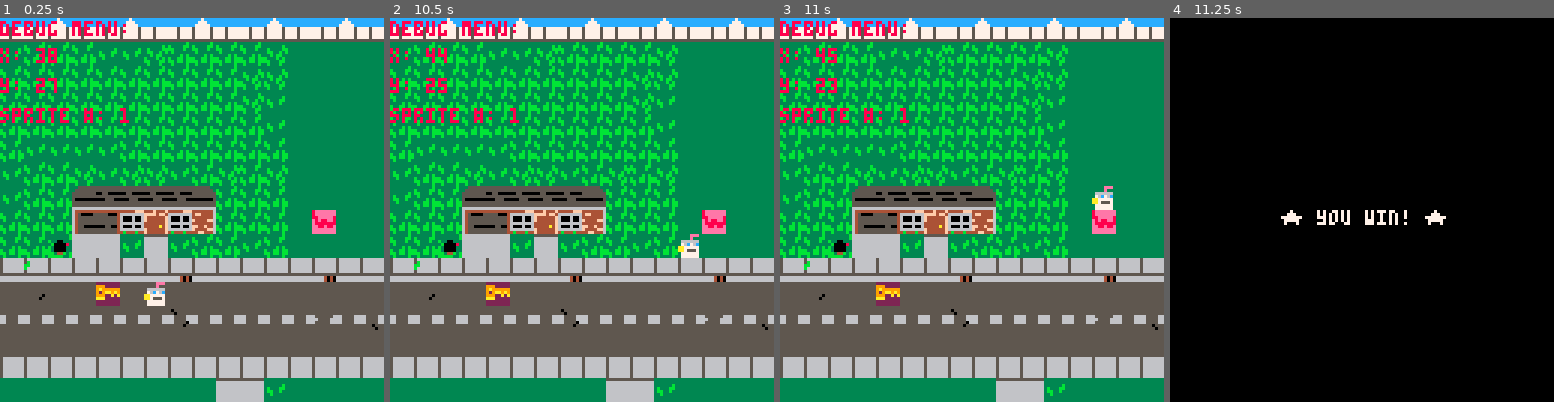
Above: before the commit, frames 1-4 (left to right).
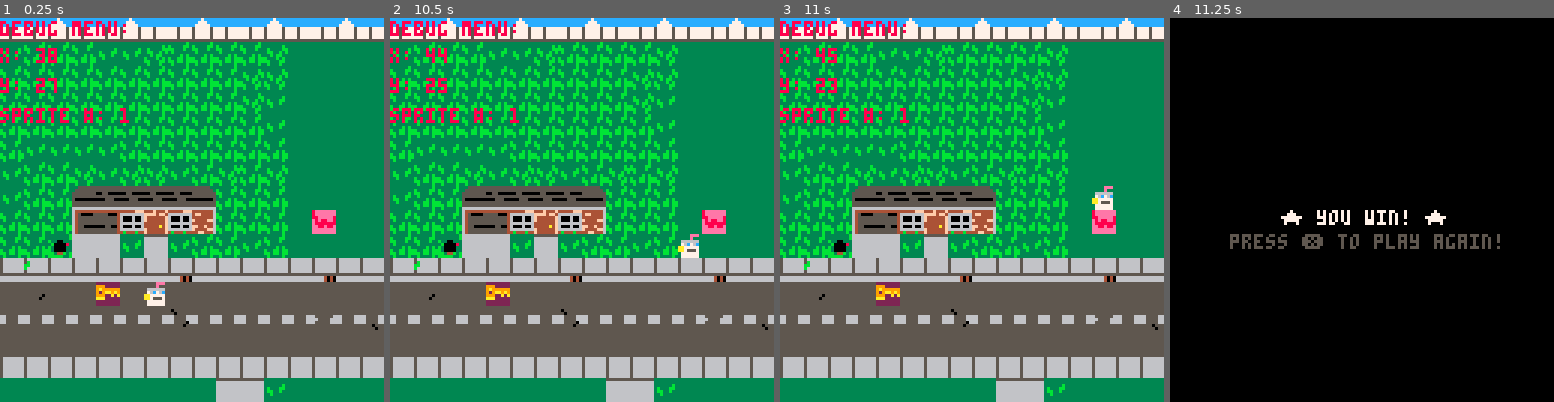
Above: after the commit, the same moments.

Repository: WyattAlexander-001/Pico-8-Repo
Game: PICO-8 cartridge aqua_teen_rpg.p8
Two runs of this game, one before a commit and one after it. Both use one fixed random seed, a clock stepped at 60 frames per second and the inputs below.
Inputs:
- Up to frame 1 (0.25 s): no input
- Up to frame 2 (10.5 s): tap Down at 0.7 s; tap X (X key) at 1.43, 2.07, 2.82, 3.57, 4.32, 5.07, 5.82, 6.57, 7.32, 8.07, 8.82, 9.57, 10.32 s; hold Up 1.97-2.63 s; hold Right 2.68-3.02 s; hold Down 3.07-3.73 s; hold Left 3.78-4.12 s; hold Up 4.17-4.5 s; hold Left 4.55-5.05 s; hold Right 5.1-5.93 s; hold Up 5.98-6.65 s; hold Right 6.7-7.03 s; hold Down 7.08-7.75 s; hold Left 7.8-8.13 s; hold Up 8.18-8.52 s; hold Left 8.57-9.07 s; hold Right 9.12-9.95 s; hold Up from 10 s (still down)
- Up to frame 3 (11 s): release Up at 10.67 s; hold Right from 10.72 s (still down)
- Up to frame 4 (11.25 s): release Right at 11.05 s; tap X (X key) at 11.07 s; hold Down from 11.1 s (still down)

Frames 1-3 are identical in both runs. In frame 4, 1.1% of the frame differs, in the area x 15-86%, y 56-61%.

Commit message:
added code to restart game with x key

Diff:
--- a/aqua_teen_rpg.p8
+++ b/aqua_teen_rpg.p8
@@ -16,6 +16,8 @@
 		update_map()
 		move_player()
 		check_win_lose()
+	else
+		if (btnp(❎)) extcmd("reset")
 	end
 end
 
@@ -157,6 +159,7 @@
 	else
 		print("game over!", 38,64,7)
 	end
+	print("press ❎ to play again!",20,72,5)
 end
 -->8
 --inventory
